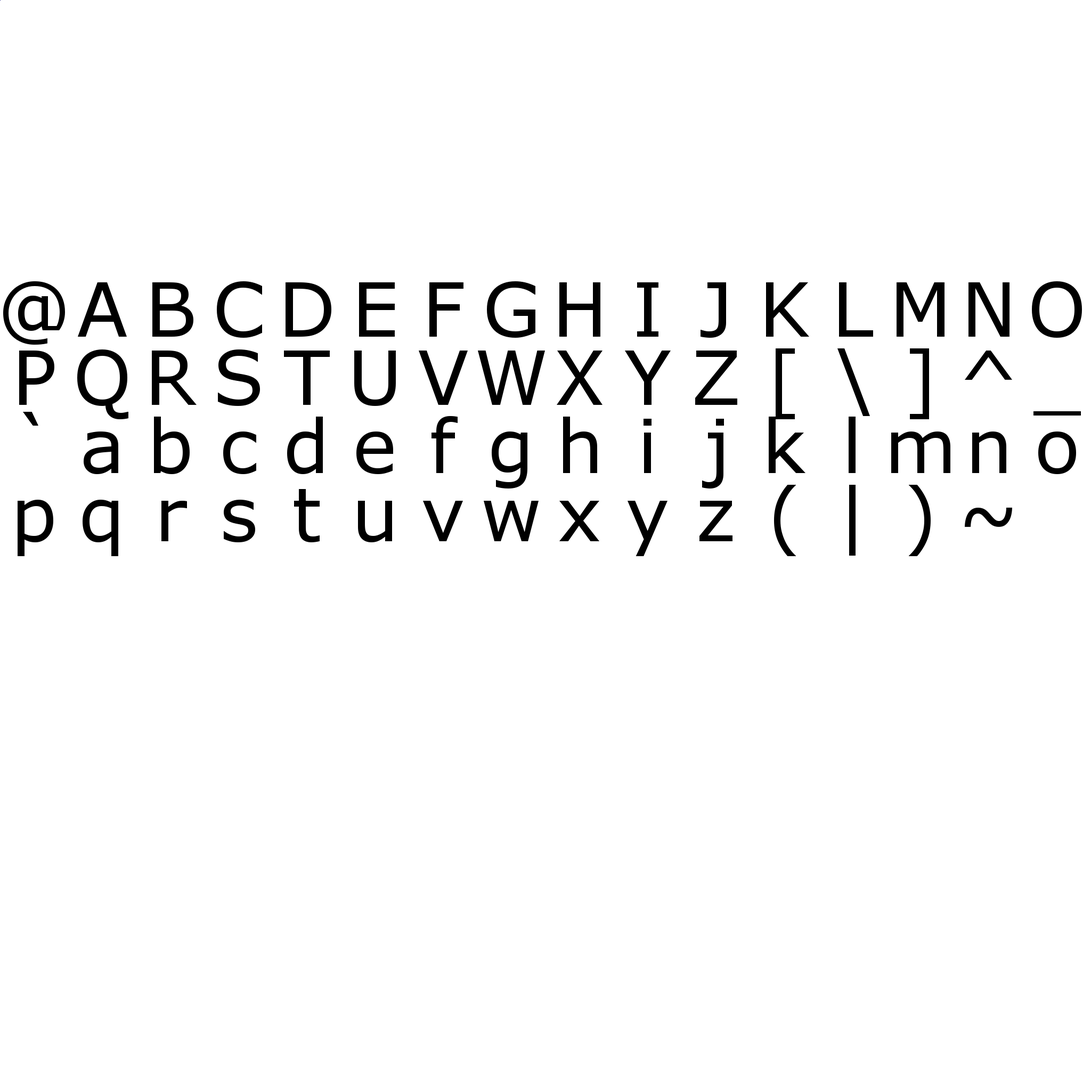
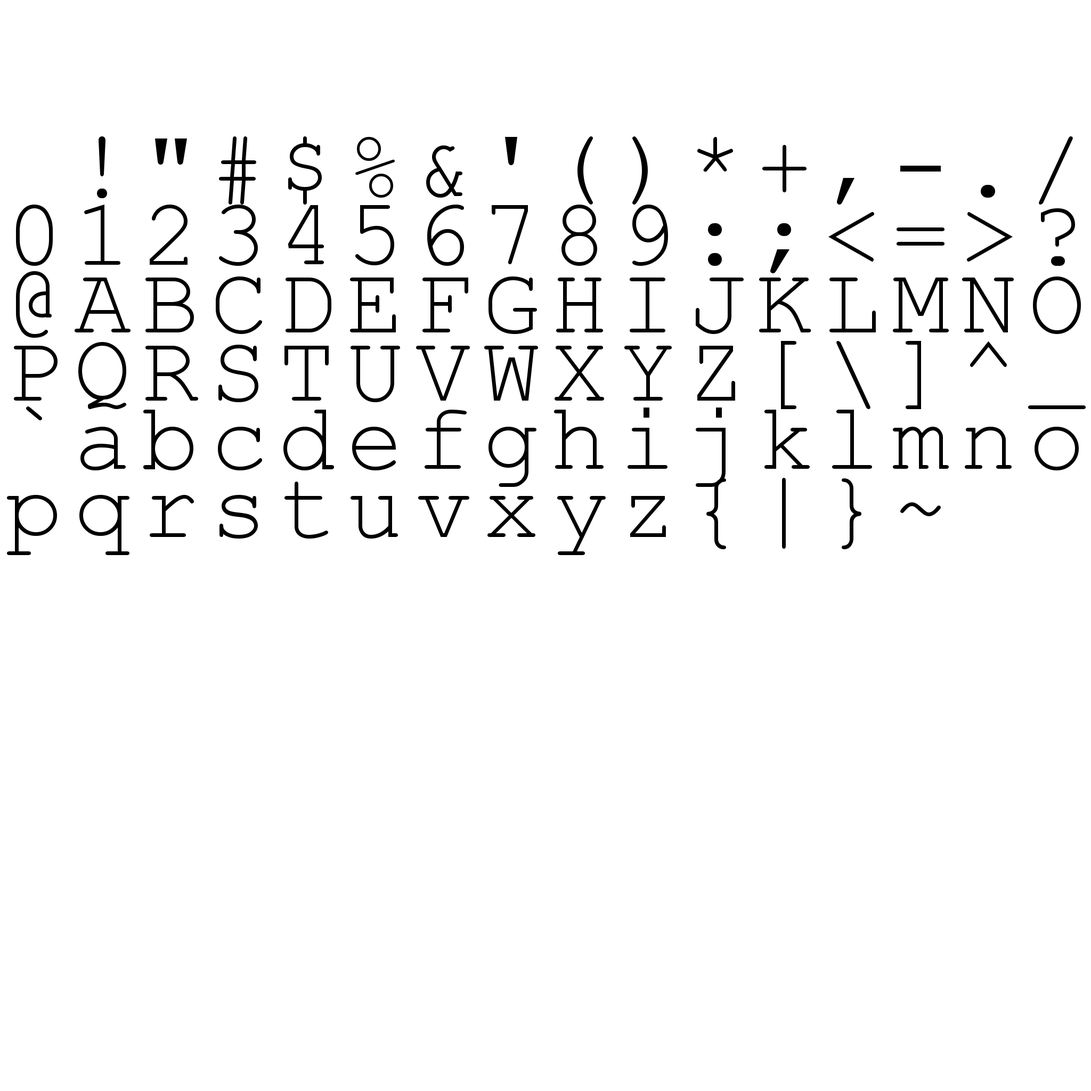
Revision of a layered w=1091, h=1091 image; what changed, layer by layer:
renamed "k" to ">", painted on it over bbox(769, 211, 1014, 474)
renamed "f" to "9", painted on it over bbox(431, 204, 669, 474)
renamed "e" to "8", painted on it over bbox(356, 204, 598, 475)
renamed "d" to "7", painted on it over bbox(287, 205, 529, 475)
renamed "c" to "6", painted on it over bbox(223, 204, 465, 475)
renamed "b" to "5", painted on it over bbox(154, 205, 395, 475)
renamed "a" to "4", painted on it over bbox(83, 205, 325, 475)
renamed "_" to "2", painted on it over bbox(149, 204, 1082, 416)
renamed "^" to "1", painted on it over bbox(84, 204, 1013, 380)
renamed "\" to "0", moved it above "/", painted on it over bbox(15, 204, 871, 417)
renamed "Y" to "-", painted on it over bbox(625, 165, 942, 406)
renamed "X" to "+", painted on it over bbox(556, 144, 807, 406)
renamed "W" to "*", painted on it over bbox(478, 136, 734, 406)
renamed "~" to "P", moved it above "O", painted on it over bbox(13, 345, 1013, 528)
renamed "|" to "O", moved it above "N", painted on it over bbox(849, 276, 1082, 556)
renamed "o" to "A", moved it above "@", painted on it over bbox(74, 277, 1077, 475)
renamed "n" to "@", moved it above "?", painted on it over bbox(15, 271, 1007, 474)
renamed "U" to "(", painted on it over bbox(354, 136, 594, 407)
renamed "S" to "&", painted on it over bbox(217, 145, 463, 407)
renamed "R" to "%", painted on it over bbox(151, 136, 395, 406)
renamed "Q" to "$", painted on it over bbox(77, 136, 322, 420)
renamed "P" to "#", painted on it over bbox(19, 136, 257, 406)
renamed "O" to "'", painted on it over bbox(155, 138, 1083, 338)
renamed "N" to "!", painted on it over bbox(96, 136, 1010, 337)
…and 82 more changes (43 added, 26 painted, 13 removed, 25 renamed, 16 stack)
